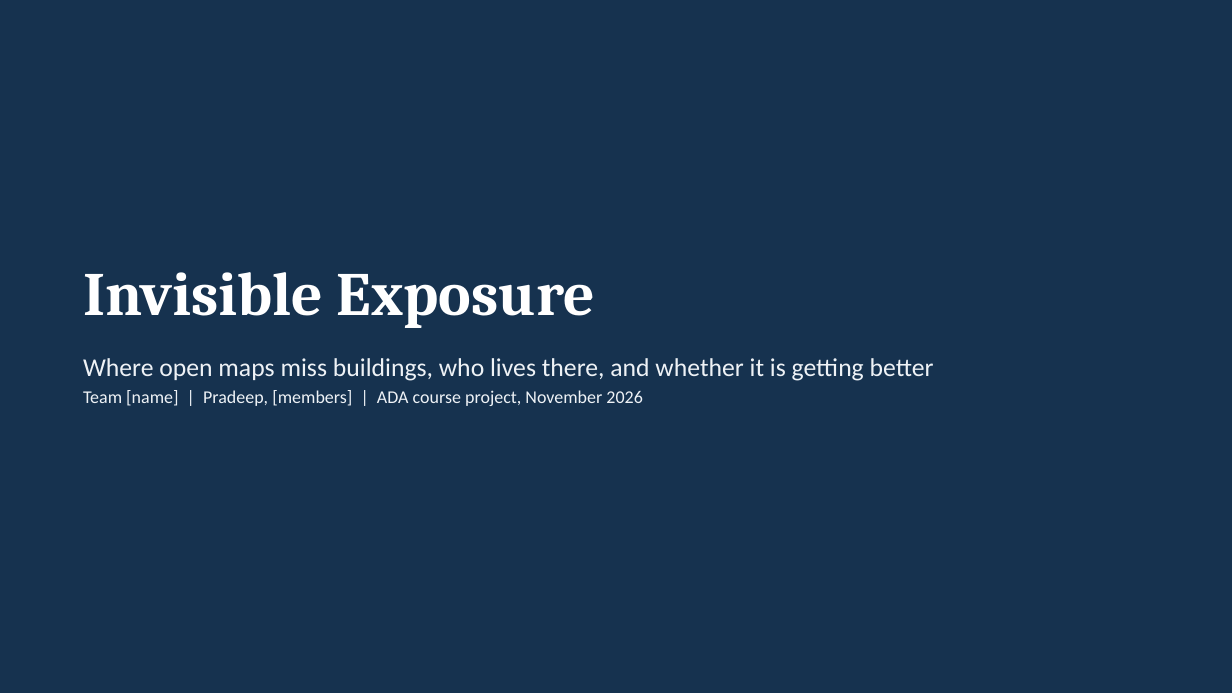
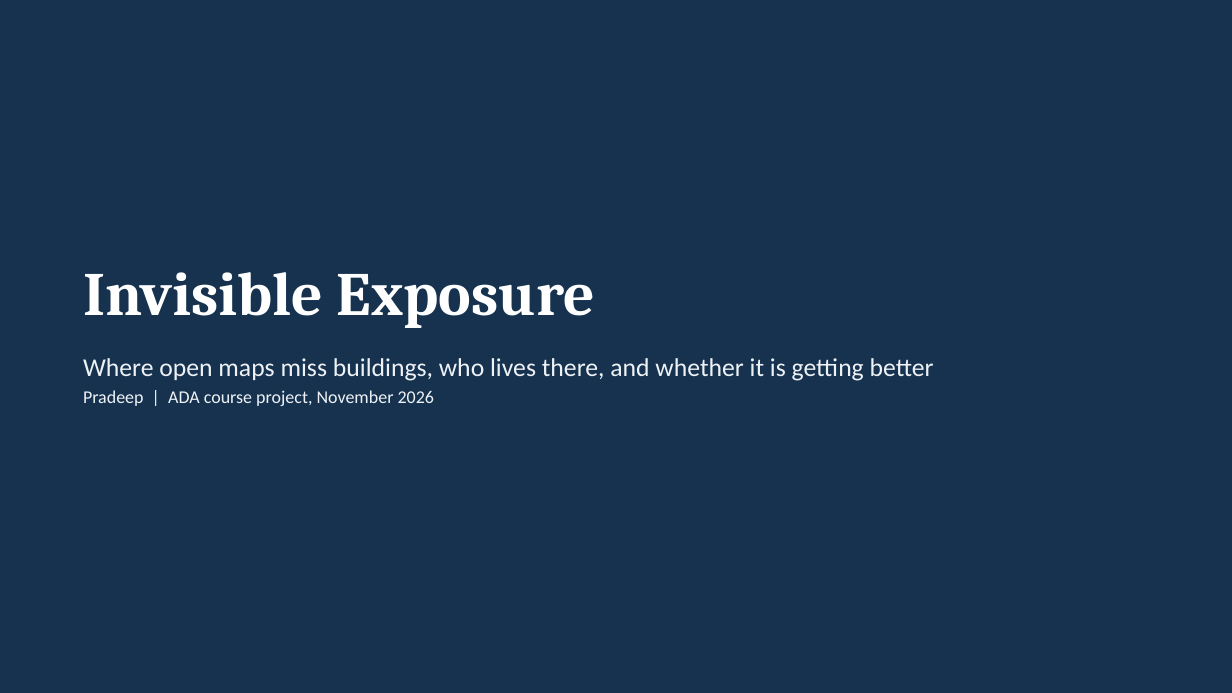
Before and after one commit to GTX-Pradeep/invisible-exposure-open-map-equity, a slide deck: slide 1 of deliverables/Invisible_Exposure_Slides.pptx. Drawn at 1232x693 pixels with LibreOffice and Linux fonts; fonts in the diff are those of the drawing. Boxes give left, top, right and bottom in pixels: in the first picture for what was removed or moved away, otherwise in the second. Text is boxed around its words. In the diff, an @@ line names an element or a change of style, - is before the commit and + after.

Commit message:
Remove team-name and team-member placeholders; empty video script (video to be added later)

```diff
--- a/deliverables/Invisible_Exposure_Slides.pptx
+++ b/deliverables/Invisible_Exposure_Slides.pptx
@@ text at <box>83,390,434,406</box>: text changed @@
-Team [name] | Pradeep, [members] | ADA course project, November 2026
+Pradeep | ADA course project, November 2026
```
Also in this commit, not shown: 11 other files.
